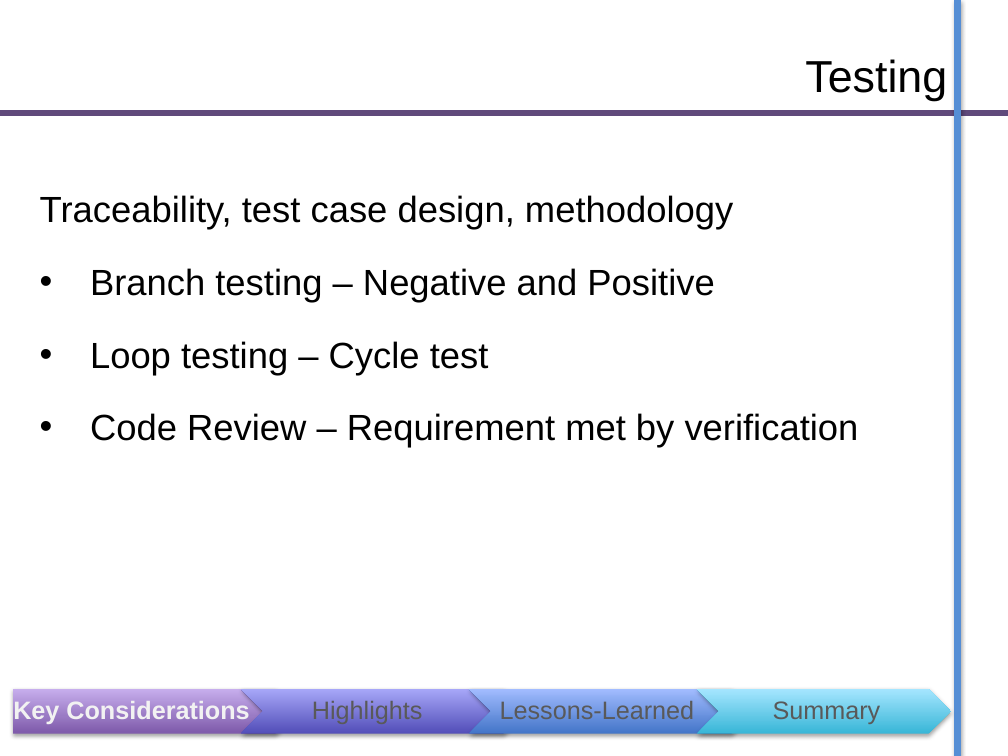
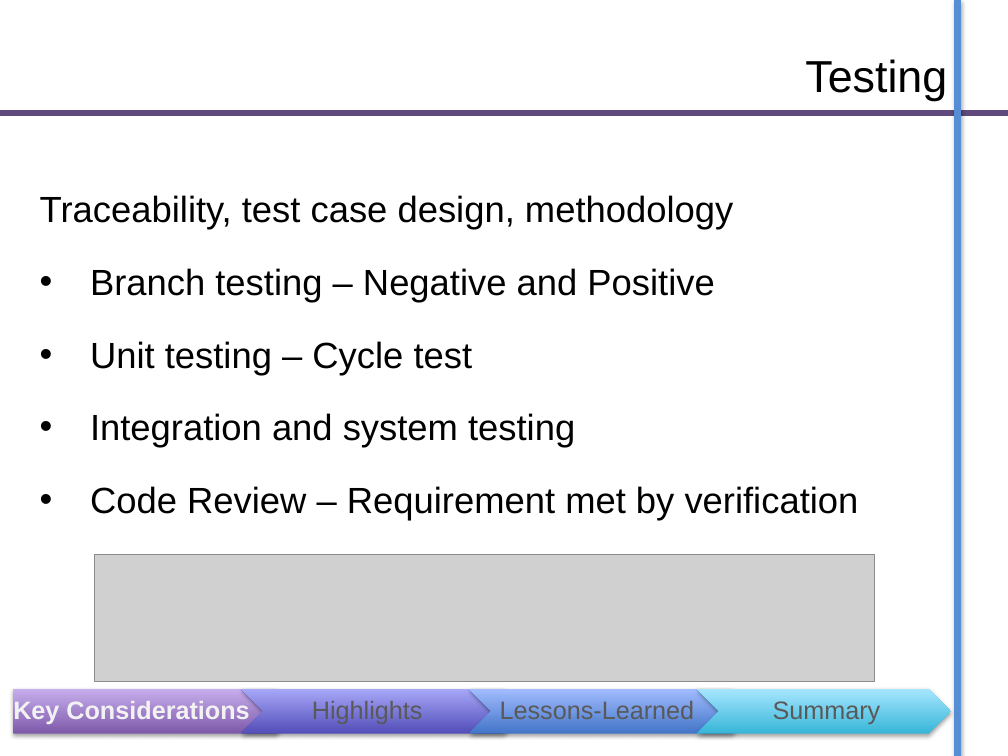
Before and after one commit to GP-Genie-Team/GPGenie, a slide deck: slide 10 of ProjectDoc/Project PPT.pptx. Drawn at 1008x756 pixels with LibreOffice and Linux fonts; fonts in the diff are those of the drawing; grey boxes stand for pictures. Boxes give left, top, right and bottom in pixels: in the first picture for what was removed or moved away, otherwise in the second. Text is boxed around its words. In the diff, an @@ line names an element or a change of style, - is before the commit and + after.

Commit message:
More on testing

```diff
--- a/ProjectDoc/Project PPT.pptx
+++ b/ProjectDoc/Project PPT.pptx
@@ text at [90,341,575,448]: text changed @@
-• Loop testing – Cycle test
+• Unit testing – Cycle test
+• Integration and system testing
@@ picture added at [95,554,875,681] @@
```
